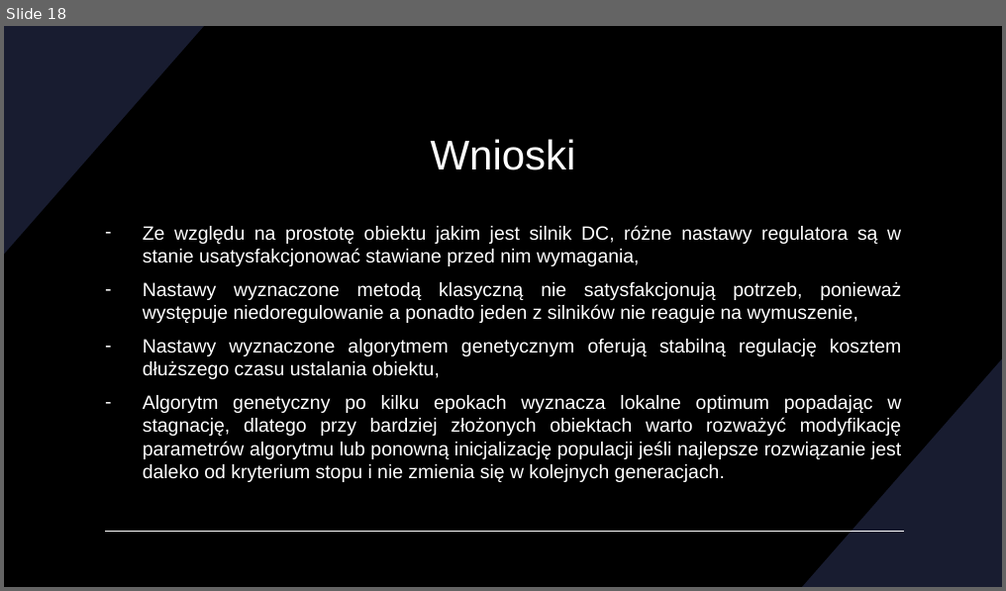
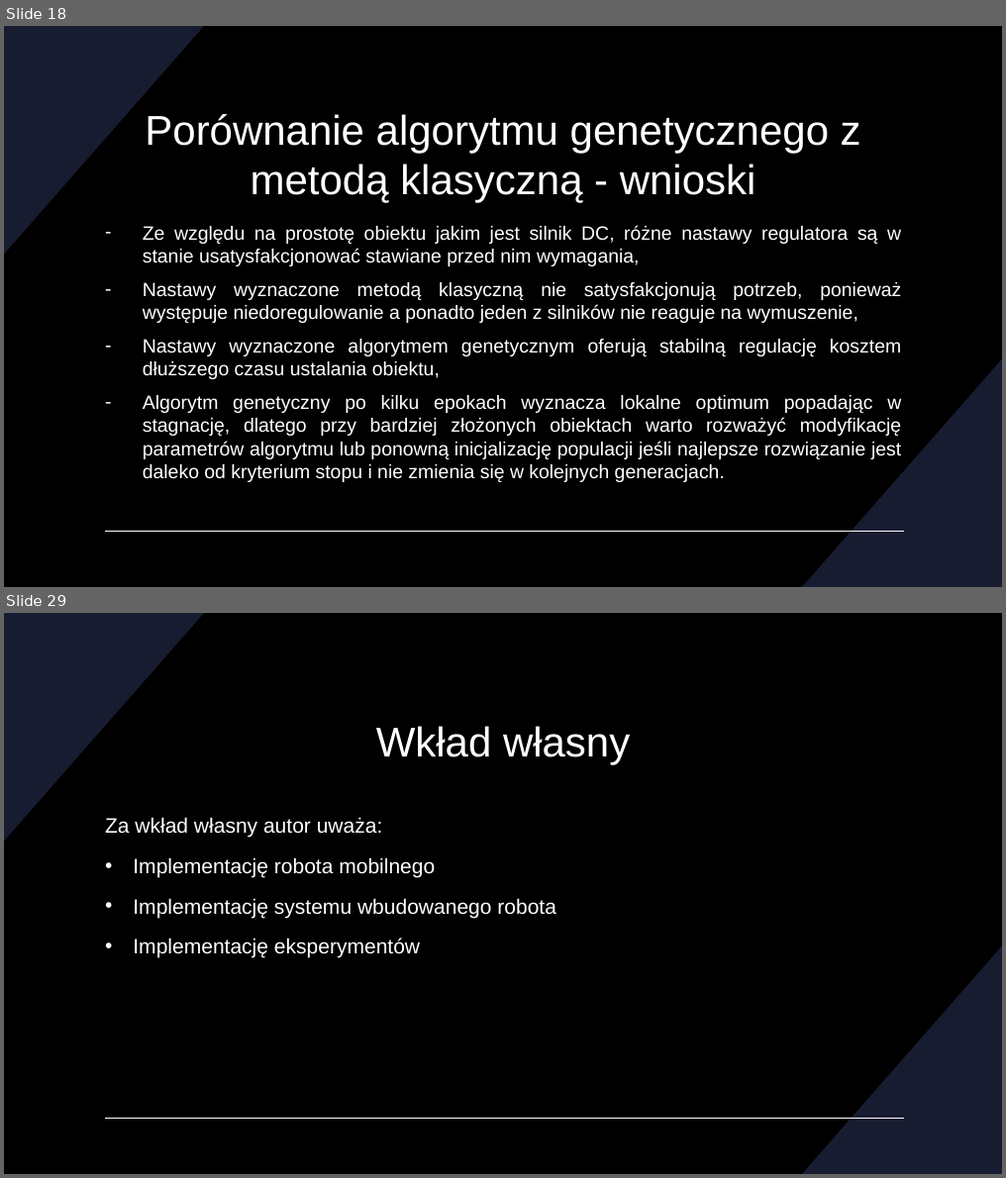
Before and after one commit to DevxMike/master_degree, a slide deck: ppt/Magisterka.pptx. Shown one above the other, each under a label of ours: slide 18 before the commit, slides 18 and 29 after it; the slides between them are not shown. The pictures are 1006x591 and 1006x1178 pixels, drawn with LibreOffice and Linux fonts; fonts in the diff are those of the drawing. Boxes give left, top, right and bottom in pixels: in the first picture for what was removed or moved away, otherwise in the second. Text is boxed around its words. In the diff, an @@ line names an element or a change of style, - is before the commit and + after.

```diff
--- a/ppt/Magisterka.pptx
+++ b/ppt/Magisterka.pptx
@@ slide 29 added at (x1=4, y1=613, x2=1002, y2=1174), background #000000; not listed: 3 template elements that a slide beside it also shows @@
@@ title added at (x1=376, y1=726, x2=630, y2=764), 40 pt, text #FFFFFF @@
+Wkład własny
@@ text added at (x1=105, y1=817, x2=556, y2=959), 20 pt, text #FFFFFF @@
+Za wkład własny autor uważa:
+• Implementację robota mobilnego
+• Implementację systemu wbudowanego robota
+• Implementację eksperymentów
@@ slide 18 changed as well @@
@@ title at (x1=145, y1=114, x2=861, y2=202): text changed @@
-Wnioski
+Porównanie algorytmu genetycznego z metodą klasyczną - wnioski
```
Also in this commit, not shown: 6 other slides changed, 10 other slides added, 3 other files.
